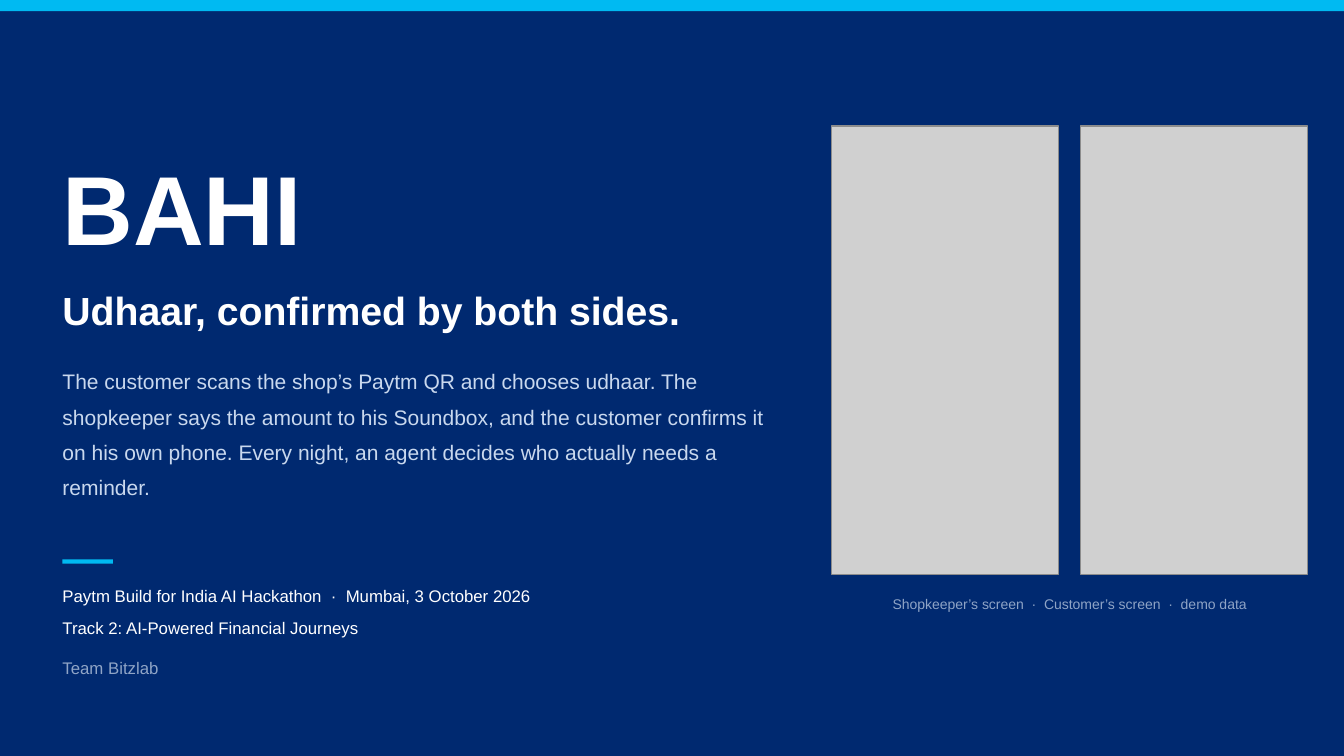
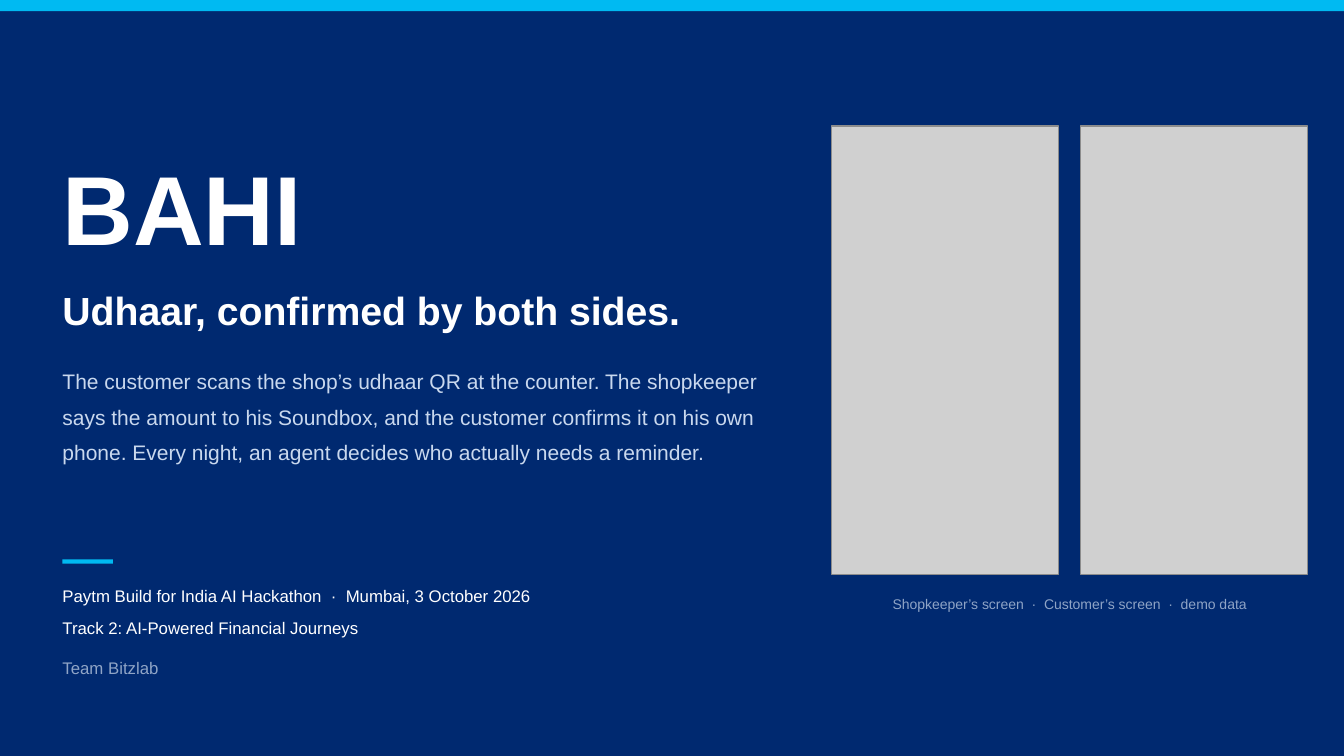
Before and after one commit to Uchiha-Itachi0/PAYTM-BAHI, a slide deck: slide 1 of docs/BAHI-Round1.pptx. Drawn at 1344x756 pixels with LibreOffice and Linux fonts; fonts in the diff are those of the drawing; grey boxes stand for pictures. Boxes give left, top, right and bottom in pixels: in the first picture for what was removed or moved away, otherwise in the second. Text is boxed around its words. In the diff, an @@ line names an element or a change of style, - is before the commit and + after.

Commit message:
Give udhaar its own QR, and let several people wait at the counter
A separate udhaar QR beside the pay QR, so a customer who is only paying
never sees udhaar. Scanning it just says "I'm at the counter".

The shopkeeper's screen lists everyone who scanned in the last three
minutes, oldest first, with the first already picked. He taps another
or says the name first, which only has to match the people standing
there. A wrong pick is caught when that customer declines.

Adding someone who can't scan asks only for a number or UPI ID: we know
nothing else about a new customer.

```diff
--- a/docs/BAHI-Round1.pptx
+++ b/docs/BAHI-Round1.pptx
@@ text at (62,373,757,465): text changed @@
-The customer scans the shop’s Paytm QR and chooses udhaar. The shopkeeper says the amount to his Soundbox, and the customer confirms it on his own phone. Every night, an agent decides who actually needs a reminder.
+The customer scans the shop’s udhaar QR at the counter. The shopkeeper says the amount to his Soundbox, and the customer confirms it on his own phone. Every night, an agent decides who actually needs a reminder.
```
Also in this commit, not shown: 2 other slides changed, 6 other files.
